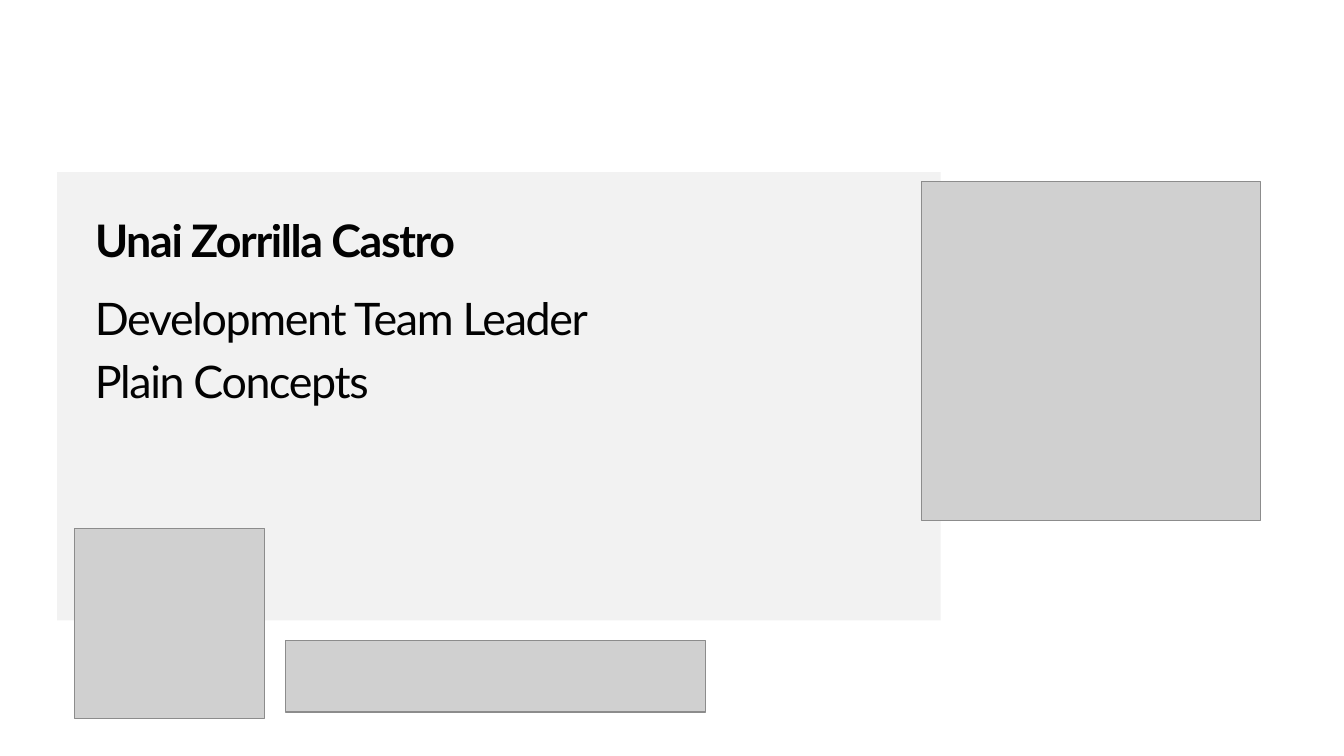
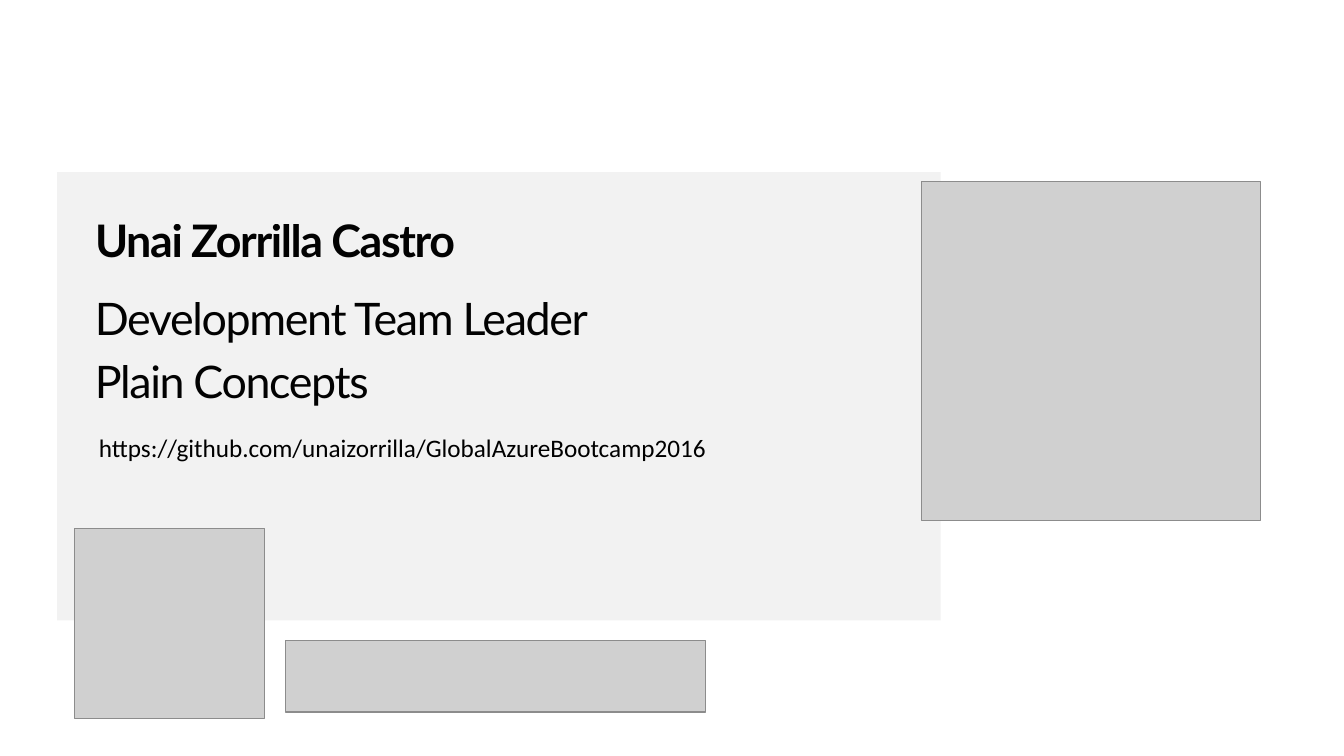
Before and after one commit to unaizorrilla/GlobalAzureBootcamp2016, a slide deck: slide 27 of GAB 2016 - Apache Storm.pptx. Drawn at 1344x756 pixels with LibreOffice and Linux fonts; fonts in the diff are those of the drawing; grey boxes stand for pictures; background and template pictures are left out. Boxes give left, top, right and bottom in pixels: in the first picture for what was removed or moved away, otherwise in the second. Text is boxed around its words. In the diff, an @@ line names an element or a change of style, - is before the commit and + after.

```diff
--- a/GAB 2016 - Apache Storm.pptx
+++ b/GAB 2016 - Apache Storm.pptx
@@ text added at <box>99,439,706,462</box>, 18 pt, text #000000 @@
+https://github.com/unaizorrilla/GlobalAzureBootcamp2016
```
Also in this commit, not shown: 19 other files.
